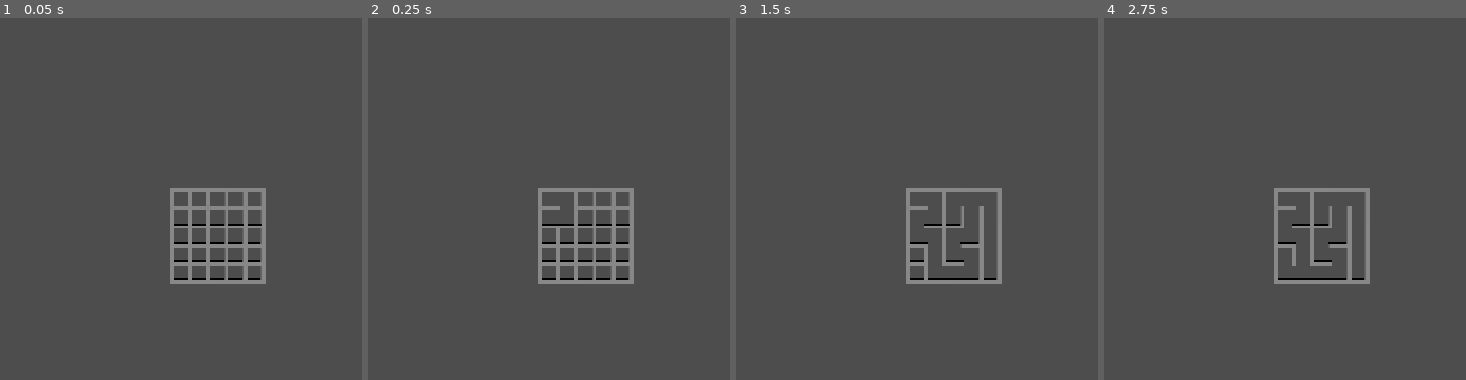
Above: before the commit, frames 1-4 (left to right).
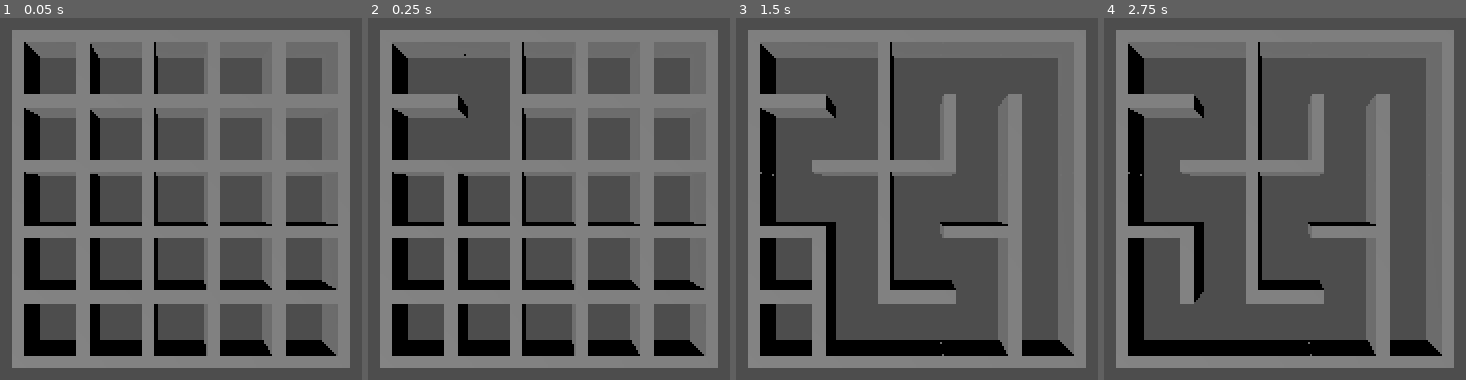
Above: after the commit, the same moments.

Repository: GuiBDBello/godot-maze-generator
Game: Godot game, scene res://scenes/game.tscn
Two runs of this game, one before a commit and one after it. Both use one fixed random seed, a clock stepped at 60 frames per second and the inputs below.
Inputs:
- Up to frame 1 (0.05 s): no input
- Up to frame 2 (0.25 s): no input
- Up to frame 3 (1.5 s): no input
- Up to frame 4 (2.75 s): tap Enter at 2 s

The runs differ from the first frame. In frame 1, 57% of the frame differs, in the area x 3-97%, y 3-97%; in frame 2, 55%; in frame 3, 44%; in frame 4, 42%.

Commit message:
Center maze in scene

Diff:
--- a/scenes/game.tscn
+++ b/scenes/game.tscn
@@ -1,13 +1,15 @@
-[gd_scene load_steps=2 format=3 uid="uid://b5ptabdfgohvv"]
+[gd_scene load_steps=3 format=3 uid="uid://b5ptabdfgohvv"]
 
+[ext_resource type="Script" path="res://scripts/game.gd" id="1_3hoi0"]
 [ext_resource type="PackedScene" uid="uid://gjtn7bm2cbge" path="res://scenes/maze_generator.tscn" id="1_6mc2g"]
 
 [node name="Game" type="Node"]
+script = ExtResource("1_3hoi0")
 
 [node name="Maze Generator" parent="." instance=ExtResource("1_6mc2g")]
 
 [node name="Camera3D" type="Camera3D" parent="."]
-transform = Transform3D(1, 0, 0, 0, 0, 1, 0, -1, 0, 0, 32.8948, -0.0257001)
+transform = Transform3D(1, 0, 0, 0, 0, 1, 0, -1, 0, 0, 10, 0)
 
 [node name="DirectionalLight3D" type="DirectionalLight3D" parent="."]
-transform = Transform3D(0.78079, 0.493362, -0.383354, 0, 0.613569, 0.789641, 0.624793, -0.616544, 0.479069, -3.03353, 4.82555, 3.61548)
+transform = Transform3D(0.707107, 0.5, -0.5, 0, 0.707107, 0.707107, 0.707107, -0.5, 0.5, 0, 5, 0)
--- /dev/null
+++ b/scripts/game.gd
@@ -0,0 +1,10 @@
+extends Node
+
+@onready var maze_generator = $"Maze Generator"
+
+func _ready():
+	calculate_camera_distance()
+
+func calculate_camera_distance():
+	maze_generator.position.x -= maze_generator.maze_width / 2
+	maze_generator.position.z -= maze_generator.maze_depth / 2
